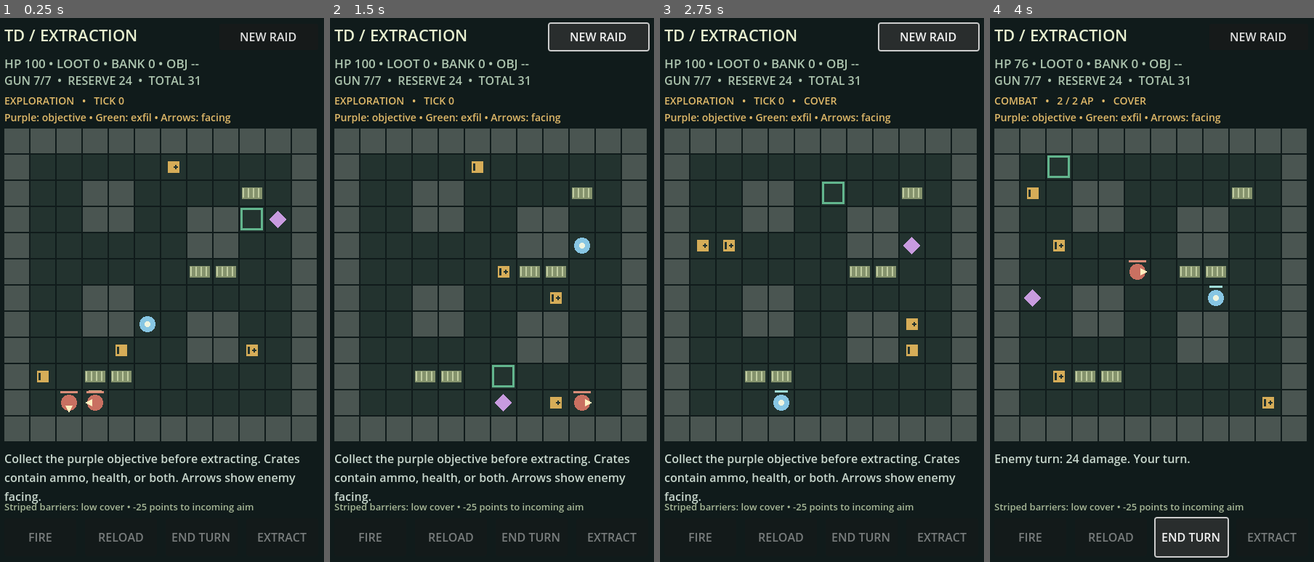
Above: before the commit, frames 1-4 (left to right).
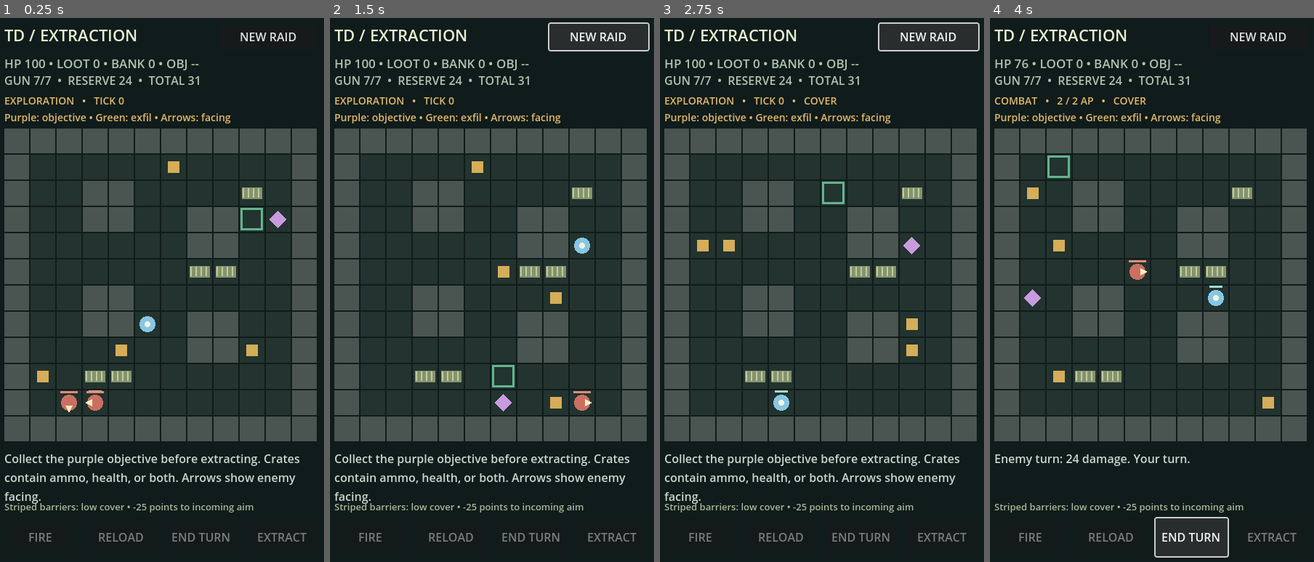
Above: after the commit, the same moments.

Repository: thenamelessguy77/TDExtract
Game: Godot game, scene res://main.tscn
Same seed, same stepped clock (60 frames per second), same inputs: the game is played once before the commit and once after it.
Inputs (mouse positions are in pixels of both pictures, inside the frame that each line leads up to):
- Up to frame 1 (0.25 s): no input
- Up to frame 2 (1.5 s): click "NEW RAID" at 0.5 s; click "NEW RAID" at 1.25 s
- Up to frame 3 (2.75 s): click "NEW RAID" at 2 s
- Up to frame 4 (4 s): tap Enter at 2.75 s; move the mouse to (1152, 300) at 2.77 s; click (1152, 300) at 2.92 s; click "END TURN" at 3.5 s

The runs differ from the first frame. In frame 1, less than 0.1% of the frame differs, in the area x 11-80%, y 27-67%; in frame 2, less than 0.1%; in frame 3, less than 0.1%; in frame 4, less than 0.1%, in the area x 11-88%, y 31-72%.

Commit message:
Hide unopened loot crate contents

Diff:
--- a/main.gd
+++ b/main.gd
@@ -445,11 +445,6 @@
 	for crate in loot:
 		var center = ORIGIN + Vector2(crate.pos) * CELL + Vector2(17, 17)
 		draw_rect(Rect2(center - Vector2(8, 8), Vector2(16, 16)), Color("d6ad58"))
-		if crate.kind != 1:
-			draw_line(center + Vector2(-4, -5), center + Vector2(-4, 5), Color("23332f"), 3)
-		if crate.kind != 0:
-			draw_line(center + Vector2(0, 0), center + Vector2(6, 0), Color("23332f"), 2)
-			draw_line(center + Vector2(3, -3), center + Vector2(3, 3), Color("23332f"), 2)
 	for i in range(enemies.size()):
 		var e = enemies[i]
 		if not visible(e):
Not shown, changed: DESIGN.md
Not shown, changed: README.md
